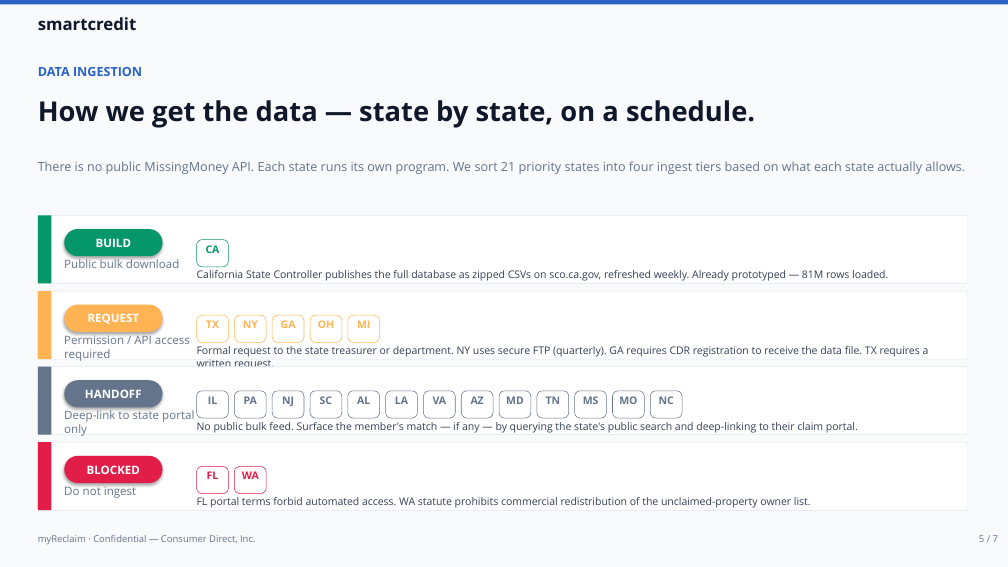
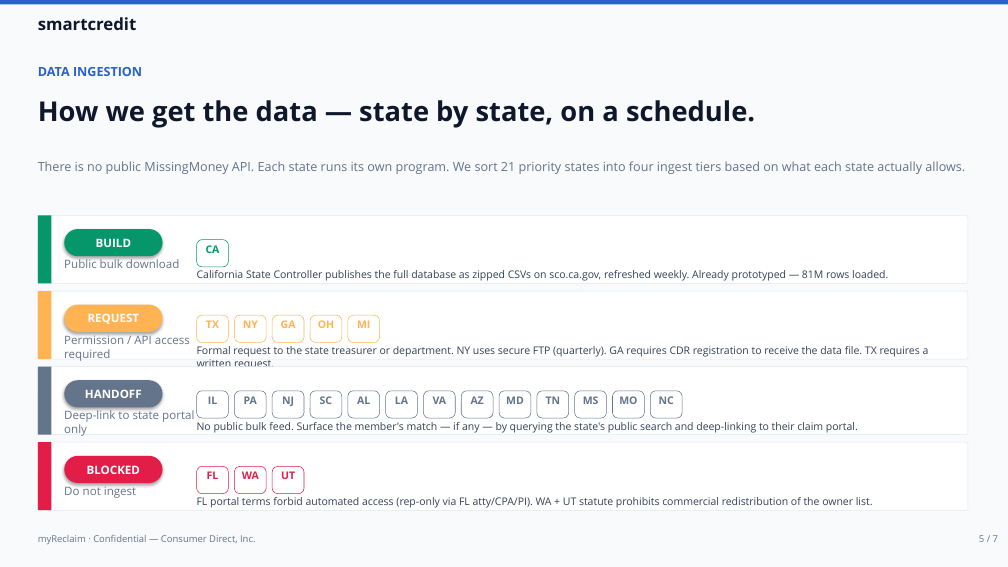
Before and after one commit to ahmedyassineconsumerdirect/cd-getmymoney, a slide deck: slide 5 of myReclaim-Exec-Deck.pptx. Drawn at 1008x567 pixels with LibreOffice and Linux fonts; fonts in the diff are those of the drawing. Boxes give left, top, right and bottom in pixels: in the first picture for what was removed or moved away, otherwise in the second. Text is boxed around its words. In the diff, an @@ line names an element or a change of style, - is before the commit and + after.

```diff
--- a/myReclaim-Exec-Deck.pptx
+++ b/myReclaim-Exec-Deck.pptx
@@ rounded rectangle added at (272,467,304,494), fill #FFFFFF, outline #E11D48 0.5 pt @@
@@ text added at (281,471,295,479), 10 pt, text #E11D48, bold @@
+UT
@@ text at (197,497,873,508): text changed @@
-FL portal terms forbid automated access. WA statute prohibits commercial redistribution of the unclaimed-property owner list.
+FL portal terms forbid automated access (rep-only via FL atty/CPA/PI). WA + UT statute prohibits commercial redistribution of the owner list.
```
Also in this commit, not shown: 2 other slides changed, 1 other file.
